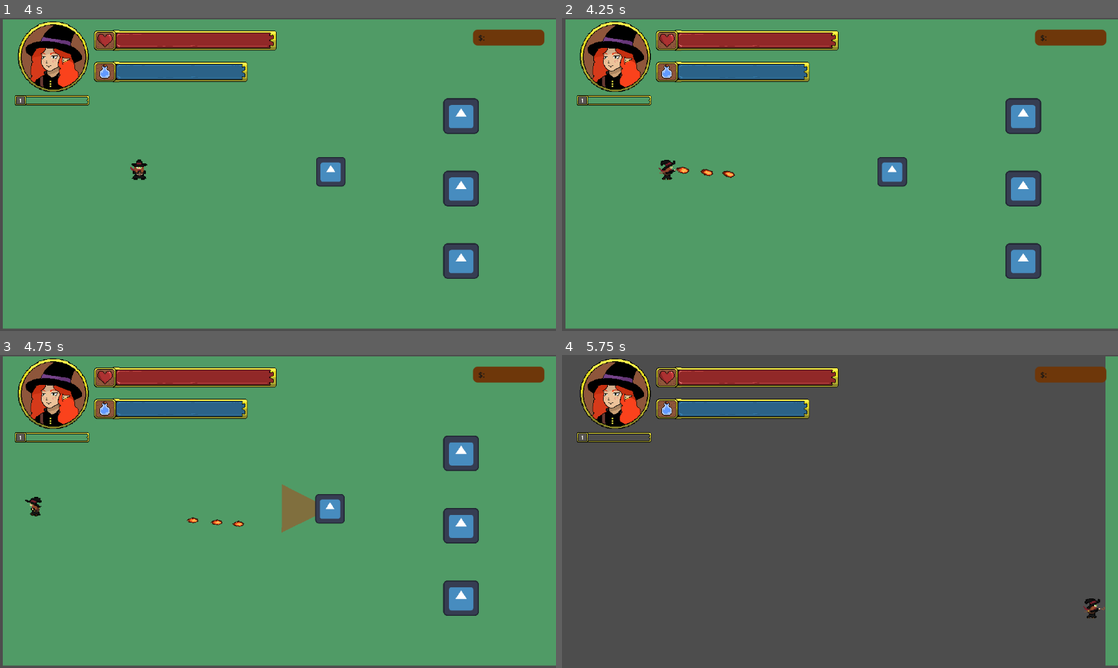
Above: before the commit, frames 1-4 (two rows, left to right).
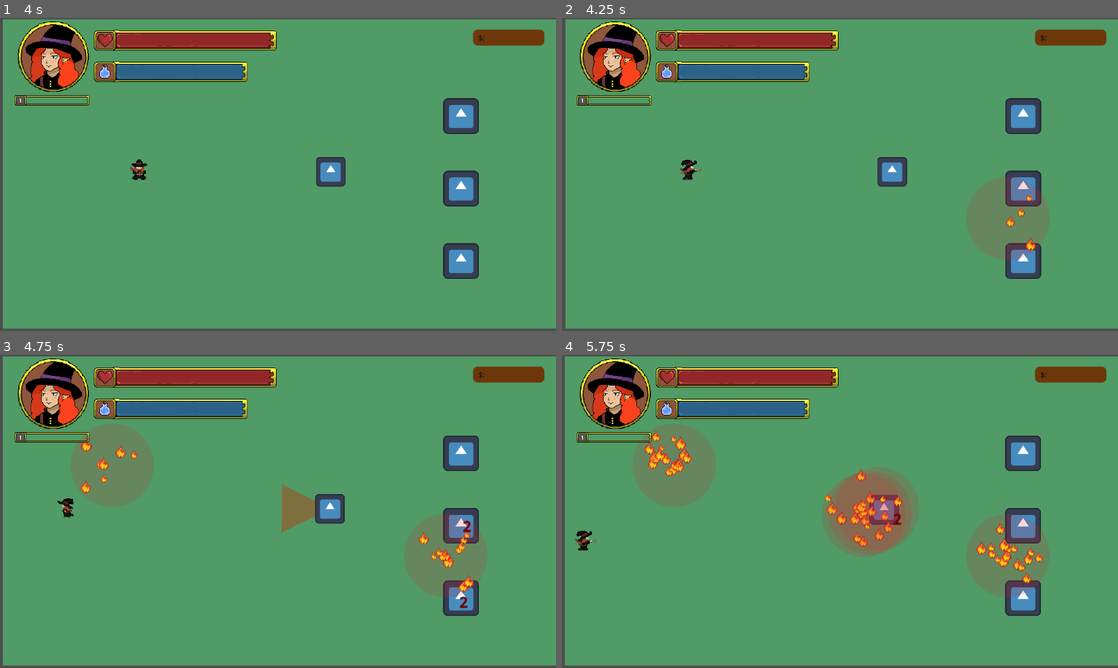
Above: after the commit, the same moments.

Repository: KidovieckF/ecos-tg
Game: Godot game, scene res://Cenas/Inimigos/sala_teste.tscn
The game is run twice, just before and just after one commit, with the same random seed, the same clock (stepped at 60 frames per second) and the same inputs. This scene is started directly instead of the project's main scene. The engine's default icon, where the game draws it, is replaced by a stand-in: a white triangle on a blue panel in a dark square.
Inputs (mouse positions are in pixels of both pictures, inside the frame that each line leads up to):
- Up to frame 1 (4 s): tap Enter at 0.5 s; move the mouse to (400, 158) at 0.52 s; press the mouse at (400, 158) at 0.53 s; hold Right (ui_right) 0.53-1.28 s; move the mouse to (166, 190) at 1.27 s; release the mouse at (166, 190) at 1.28 s; hold Down (ui_down) 1.28-2.03 s; click (166, 190) at 1.35 s; tap Space (Dash) at 2, 2.1 s; move the mouse to (333, 105) at 2.02 s; press the mouse at (333, 105) at 2.03 s; hold Right (ui_right) 2.03-2.78 s; move the mouse to (250, 237) at 2.77 s; release the mouse at (250, 237) at 2.78 s; hold Up (ui_up) 2.78-3.53 s; tap E (Interagir) at 2.85 s; click (250, 237) at 3.05 s; move the mouse to (444, 221) at 3.52 s; press the mouse at (444, 221) at 3.53 s; hold Left (ui_left) from 3.53 s (still down); tap Q (Mudar) at 3.6 s
- Up to frame 2 (4.25 s): keep holding Left (ui_left)
- Up to frame 3 (4.75 s): keep holding Left (ui_left); move the mouse to (111, 464) at 4.27 s; release the mouse at (111, 464) at 4.28 s; click (111, 464) at 4.35 s
- Up to frame 4 (5.75 s): move the mouse to (867, 511) at 5.02 s; release Left (ui_left) at 5.03 s; press the mouse at (867, 511) at 5.03 s; hold Down (ui_down) from 5.03 s (still down)

Frame 1 is identical in both runs. In frame 2, 0.9% of the frame differs, in the area x 17-87%, y 45-78%; in frame 3, 1.4%; in frame 4, 88%, in the area x 0-98%, y 0-100%.

Commit message:
att 14/08
correção de bugs relacionado a morte do miniboss

Diff:
--- a/Cenas/Inimigos/sala_teste.tscn
+++ b/Cenas/Inimigos/sala_teste.tscn
@@ -8,7 +8,6 @@
 [ext_resource type="PackedScene" uid="uid://tg2ghdhmth" path="res://Cenas/Player/player.tscn" id="5_iqsdl"]
 [ext_resource type="PackedScene" uid="uid://cn8y5s0pru1up" path="res://Cenas/Mundo/HUD.tscn" id="6_4qyc7"]
 [ext_resource type="Resource" uid="uid://cdc5maehwv413" path="res://Recursos/Player/Alice.tres" id="7_2w4bb"]
-[ext_resource type="Resource" uid="uid://ddmiyd4uofc2b" path="res://Recursos/Armas/Missil.tres" id="8_iqsdl"]
 [ext_resource type="Resource" uid="uid://dx613t2wpryvs" path="res://Recursos/Armas/Arma_mods.tres" id="9_dyyns"]
 [ext_resource type="PackedScene" uid="uid://cukq5y8hrtubj" path="res://Cenas/Inimigos/Miniboss/Miniboss_base.tscn" id="11_4qyc7"]
 
@@ -129,7 +128,6 @@
 [node name="Player" parent="." unique_id=2096888764 instance=ExtResource("5_iqsdl")]
 position = Vector2(281, 311)
 personagem = ExtResource("7_2w4bb")
-arma = ExtResource("8_iqsdl")
 proj_mods = ExtResource("9_dyyns")
 
 [node name="HUD" parent="." unique_id=856288748 instance=ExtResource("6_4qyc7")]
--- a/Recursos/Armas/arma_fogo.gd
+++ b/Recursos/Armas/arma_fogo.gd
@@ -16,9 +16,9 @@
 			player.get_parent().add_child(novo_circulo)
 			i += 1
 		player.get_node("VolleyCooldown").start(player.proj_mods.cooldown_lote)
-	player.speed_atual = 100
+	RunData.speed_calculado = 100
 
 
 
 func parar_uso(player):
-	player.speed_atual = 300
+	RunData.speed_calculado = 300
--- a/Recursos/Armas/gravity.gd
+++ b/Recursos/Armas/gravity.gd
@@ -9,7 +9,7 @@
 		var dano_atual = dano
 		dano_atual += dano_add
 		dano_atual *= dano_mult
-		dano_atual += (player.vida_maxima * 0.01)
+		dano_atual += (RunData.vida_maxima * 0.01)
 		var novo_gravity = projetil.instantiate()
 		novo_gravity.scale *= player.proj_mods.tamanho
 		player.get_parent().add_child(novo_gravity)
--- a/Scripts/Miniboss/miniboss_base.gd
+++ b/Scripts/Miniboss/miniboss_base.gd
@@ -63,7 +63,8 @@
 		if vida_atual <= 0:
 			print(">>> VIDA ZEROU! morto = true, chamando morrer()")
 			morto = true
-			$AreaDano.set_deferred("monitoring", false)
+			if has_node("AreaDano"):
+				$AreaDano.set_deferred("monitoring", false)
 			morrer()
 			print(">>> VOLTOU DO morrer()")
 			return
@@ -80,10 +81,6 @@
 
 func morrer():
 	set_physics_process(false)
-	collision_layer = 0
-	collision_mask = 0
-	$AreaDano.collision_layer = 0
-	$AreaDano.collision_mask = 0
 	var death = AnimatedSprite2D.new()
 	death.sprite_frames = $Sprite2D.sprite_frames
 	death.scale = $Sprite2D.scale
